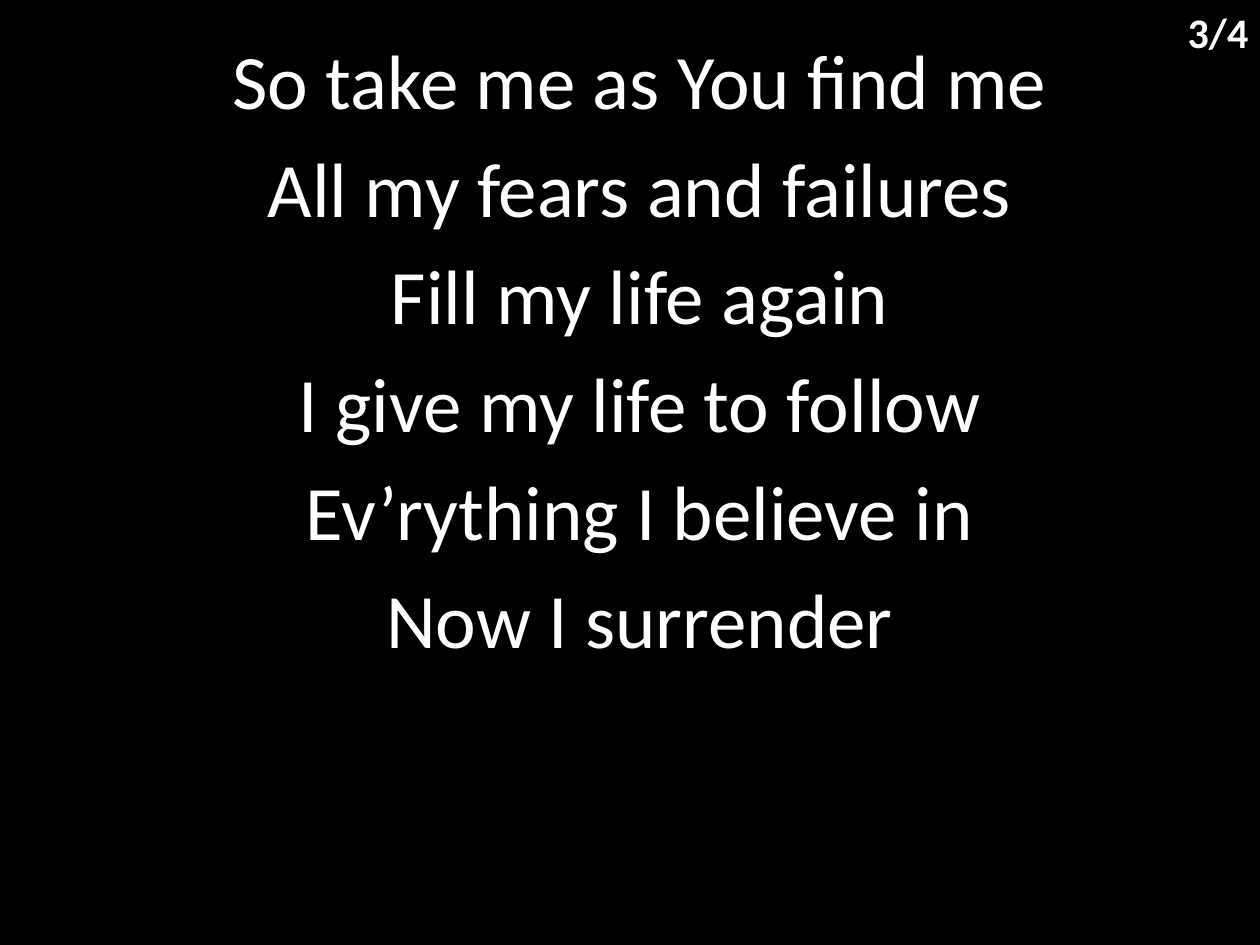
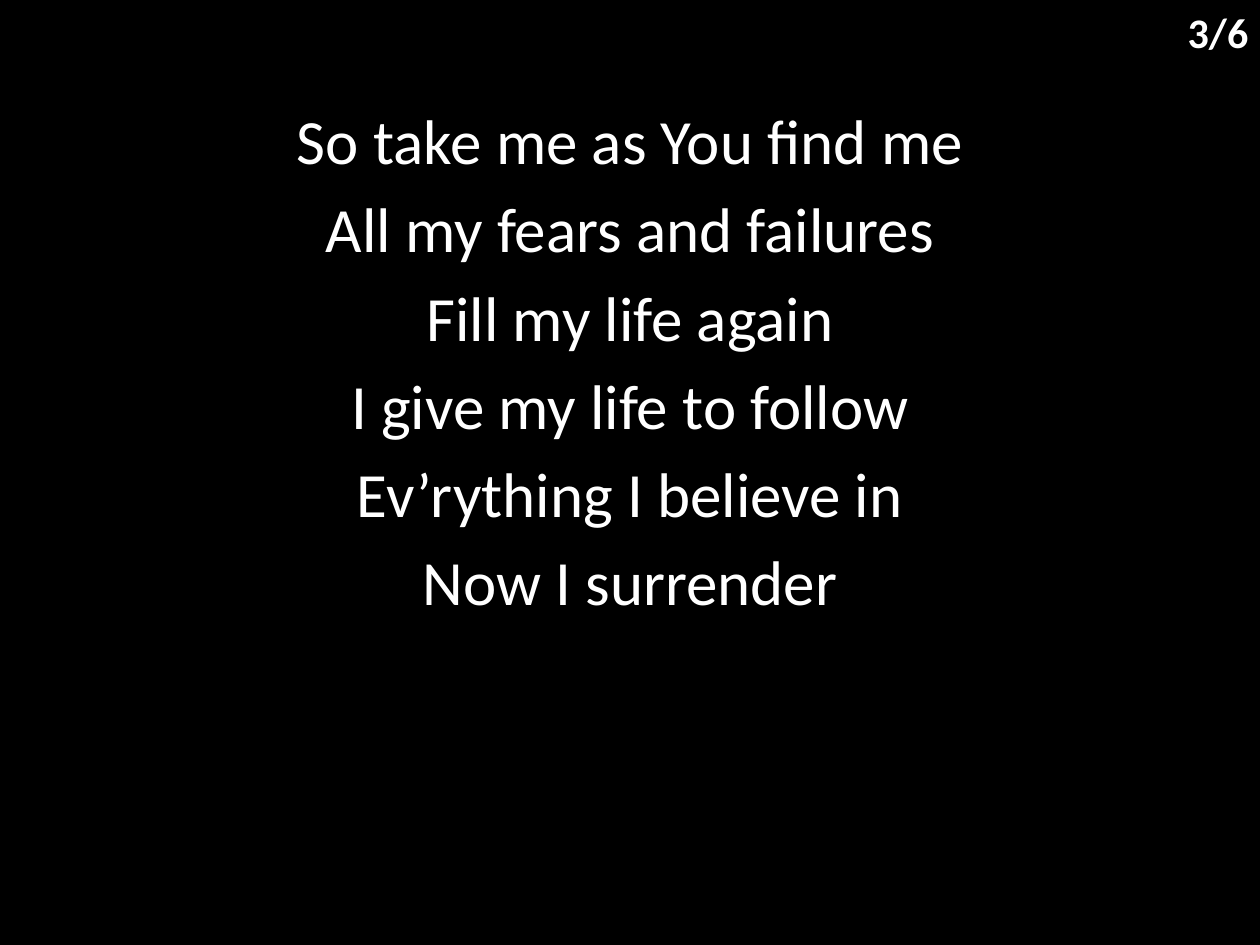
Before and after one commit to hoo-are-ya/worship, a slide deck: slide 4 of docs/songs/mighty to save.pptx. Drawn at 1260x945 pixels with LibreOffice and Linux fonts; fonts in the diff are those of the drawing. Boxes give left, top, right and bottom in pixels: in the first picture for what was removed or moved away, otherwise in the second. Text is boxed around its words. In the diff, an @@ line names an element or a change of style, - is before the commit and + after.

```diff
--- a/docs/songs/mighty to save.pptx
+++ b/docs/songs/mighty to save.pptx
@@ text at (1188, 18, 1249, 50): text changed @@
-3/4
+3/6
@@ subtitle "So take me as You ...": place and size @@
-subtitle "So take me as You ..." at (233, 55, 1046, 649)
+subtitle "So take me as You ..." at (297, 120, 963, 606)
@@ subtitle "So take me as You ..." at (297, 120, 963, 606): size 44 to 36 pt; less space between paragraphs @@
```
Also in this commit, not shown: 3 other slides changed, 2 slides added, 7 other files.
